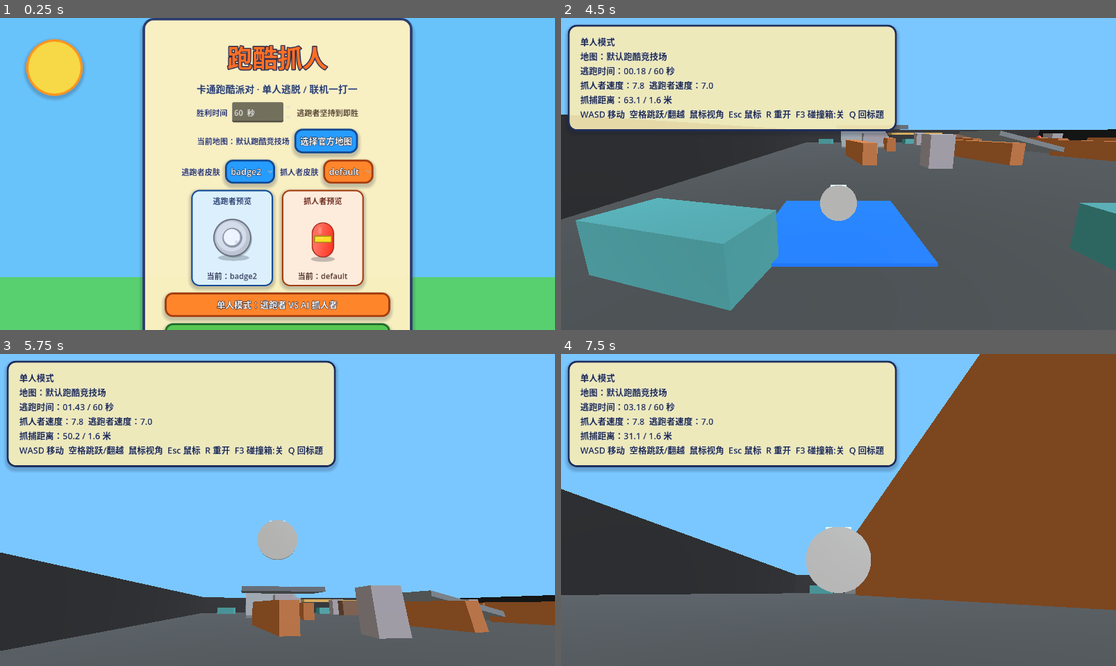
Above: before the commit, frames 1-4 (two rows, left to right).
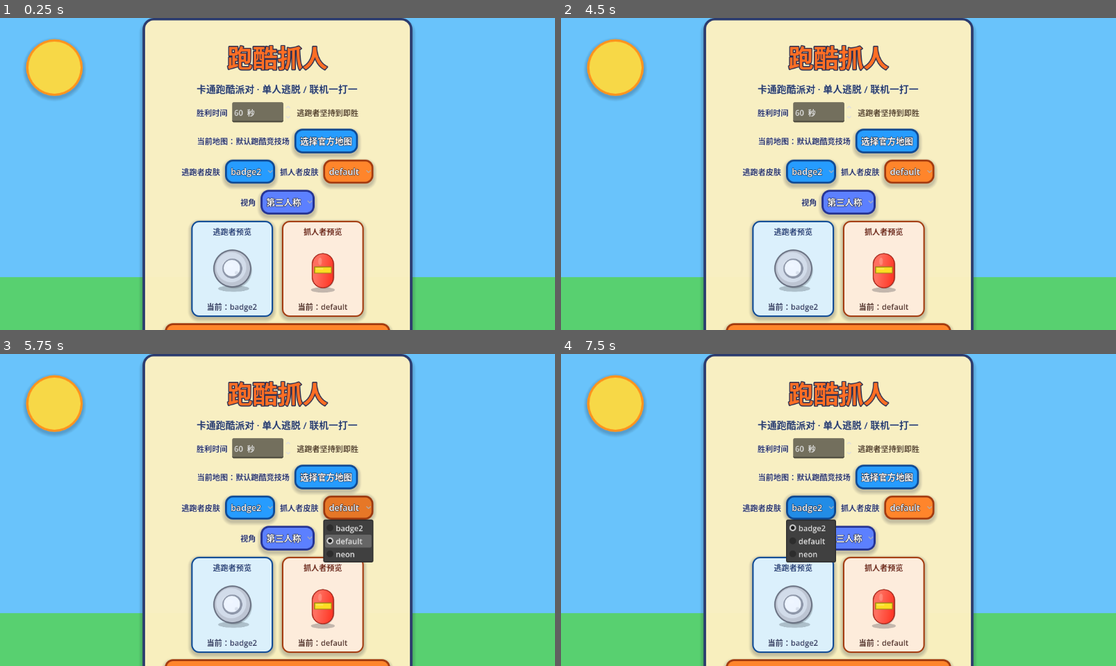
Above: after the commit, the same moments.

Repository: Kevin114514/ParkourTagGodot
Game: Godot game, scene res://scenes/main.tscn
Same seed, same stepped clock (60 frames per second), same inputs: the game is played once before the commit and once after it.
Inputs (mouse positions are in pixels of both pictures, inside the frame that each line leads up to):
- Up to frame 1 (0.25 s): no input
- Up to frame 2 (4.5 s): click (849, 202) at 0.5 s, where only the run after the commit has a clickable "第三人称"; click "选择官方地图" at 1.25 s; click "使用选中地图" at 2 s; click "badge2" at 2.75 s; click "default" at 3.5 s; click (838, 305) at 4.25 s, where only the run before the commit has a clickable "单人模式：逃跑者 VS AI 抓人者"
- Up to frame 3 (5.75 s): tap Enter at 5 s; move the mouse to (305, 510) at 5.02 s; hold W (move_forward) from 5.03 s (still down); click (305, 510) at 5.1 s; tap Space (jump) at 5.27 s
- Up to frame 4 (7.5 s): keep holding W (move_forward); move the mouse to (810, 510) at 5.77 s; click (810, 510) at 5.85 s; tap Space (jump) at 6.02 s; move the mouse to (849, 503) at 6.52 s; click (849, 503) at 6.6 s; move the mouse to (832, 516) at 7.27 s; click (832, 516) at 7.35 s

The runs differ from the first frame. In frame 1, 9.9% of the frame differs, in the area x 29-71%, y 55-100%; in frame 2, 82%; in frame 3, 63%; in frame 4, 87%, in the area x 0-100%, y 0-100%.

Commit message:
Restore synced camera mode controls

Diff:
--- a/scripts/game.gd
+++ b/scripts/game.gd
@@ -49,6 +49,7 @@
 var map_list: ItemList
 var map_description_label: Label
 var settings_display_mode_option: OptionButton
+var camera_mode_option: OptionButton
 var runner_skin_option: OptionButton
 var tagger_skin_option: OptionButton
 var runner_skin_preview: TextureRect
@@ -86,6 +87,7 @@
 var debug_actor_material: StandardMaterial3D
 @export var runner_skin_id := "badge2"
 @export var tagger_skin_id := "default"
+var selected_camera_mode := "third_person"
 var runner_spawn_position := Vector3(-23.0, 0.12, 22.0)
 var tagger_spawn_position := Vector3(23.0, 0.12, -22.0)
 
@@ -126,7 +128,7 @@
 			_start_single_game()
 		elif game_mode == "host" and remote_peer_id != 0:
 			_start_network_round(remote_peer_id)
-			rpc("_rpc_begin_network_round", remote_peer_id, host_is_runner, win_time_seconds, selected_map_index, runner_skin_id, tagger_skin_id)
+			rpc("_rpc_begin_network_round", remote_peer_id, host_is_runner, win_time_seconds, selected_map_index, runner_skin_id, tagger_skin_id, selected_camera_mode)
 		return
 
 	if caught:
@@ -356,6 +358,25 @@
 	tagger_skin_option.item_selected.connect(Callable(self, "_on_tagger_skin_selected"))
 	skin_row.add_child(tagger_skin_option)
 
+	var camera_row := HBoxContainer.new()
+	camera_row.alignment = BoxContainer.ALIGNMENT_CENTER
+	camera_row.add_theme_constant_override("separation", 10)
+	box.add_child(camera_row)
+	setup_controls.append(camera_row)
+
+	var camera_mode_label := Label.new()
+	camera_mode_label.text = "视角"
+	_apply_label_style(camera_mode_label)
+	camera_row.add_child(camera_mode_label)
+
+	camera_mode_option = OptionButton.new()
+	camera_mode_option.custom_minimum_size = Vector2(230.0, 42.0)
+	_style_button(camera_mode_option, Color(0.36, 0.5, 1.0), Color(0.14, 0.2, 0.58))
+	camera_mode_option.add_item("第三人称")
+	camera_mode_option.add_item("第一人称")
+	camera_mode_option.item_selected.connect(Callable(self, "_on_camera_mode_selected"))
+	camera_row.add_child(camera_mode_option)
+
 	_refresh_skin_options()
 
 	var preview_row := HBoxContainer.new()
@@ -583,6 +604,7 @@
 	_set_settings_page_visible(false)
 	_update_map_ui()
 	_update_display_mode_ui()
+	_update_camera_mode_ui()
 
 func _set_setup_visible(is_visible: bool) -> void:
 	for control in setup_controls:
@@ -611,6 +633,7 @@
 	_set_map_page_visible(false)
 	_set_settings_page_visible(true)
 	_update_display_mode_ui()
+	_update_camera_mode_ui()
 	if title_status != null:
 		title_status.text = "调整游戏设置。"
 
@@ -637,6 +660,37 @@
 	_update_display_mode_ui()
 	if title_status != null:
 		title_status.text = "已切换为：%s。" % ["全屏" if use_fullscreen else "窗口"]
+
+func _on_camera_mode_selected(index: int) -> void:
+	if game_mode == "lobby" and not multiplayer.is_server():
+		_update_camera_mode_ui()
+		return
+	selected_camera_mode = "first_person" if index == 1 else "third_person"
+	_update_camera_mode_ui()
+	_apply_camera_mode_to_local_actor()
+	if game_mode == "lobby" and multiplayer.is_server() and remote_peer_id != 0:
+		rpc("_rpc_sync_lobby", host_is_runner, win_time_seconds, selected_map_index, runner_skin_id, tagger_skin_id, selected_camera_mode, "房主已切换视角为：%s，等待房主开始游戏。" % _camera_mode_display_name())
+	if title_status != null:
+		title_status.text = "已选择视角：%s。" % _camera_mode_display_name()
+
+func _update_camera_mode_ui() -> void:
+	if camera_mode_option == null:
+		return
+	camera_mode_option.select(1 if selected_camera_mode == "first_person" else 0)
+	camera_mode_option.disabled = game_mode == "lobby" and not multiplayer.is_server()
+
+func _camera_mode_display_name() -> String:
+	return "第一人称" if selected_camera_mode == "first_person" else "第三人称"
+
+func _apply_camera_mode_to_local_actor() -> void:
+	var local_peer := multiplayer.get_unique_id() if multiplayer.multiplayer_peer != null else 1
+	for actor in [player, tagger]:
+		if actor == null or not is_instance_valid(actor) or not actor.has_method("set_camera_mode"):
+			continue
+		if game_mode == "single" and actor == player:
+			actor.set_camera_mode(selected_camera_mode)
+		elif game_mode != "single" and int(actor.get("owner_peer_id")) == local_peer:
+			actor.set_camera_mode(selected_camera_mode)
 
 func _show_map_page() -> void:
 	if game_mode == "lobby" and not multiplayer.is_server():
@@ -682,7 +736,7 @@
 	if title_status != null:
 		title_status.text = "已选择官方地图：%s" % map_name if loaded else "地图加载失败，已保留当前选择。"
 	if loaded and should_sync and game_mode == "lobby" and multiplayer.is_server() and remote_peer_id != 0:
-		rpc("_rpc_sync_lobby", host_is_runner, win_time_seconds, selected_map_index, runner_skin_id, tagger_skin_id, "地图已切换为：%s，等待房主开始游戏。" % map_name)
+		rpc("_rpc_sync_lobby", host_is_runner, win_time_seconds, selected_map_index, runner_skin_id, tagger_skin_id, selected_camera_mode, "地图已切换为：%s，等待房主开始游戏。" % map_name)
 	return loaded
 
 func _update_map_ui() -> void:
@@ -701,7 +755,7 @@
 func _on_win_time_changed(value: float) -> void:
 	win_time_seconds = value
 	if game_mode == "lobby" and multiplayer.is_server() and remote_peer_id != 0:
-		rpc("_rpc_sync_lobby", host_is_runner, win_time_seconds, selected_map_index, runner_skin_id, tagger_skin_id, "胜利时间已改为 %d 秒，等待房主开始游戏。" % int(win_time_seconds))
+		rpc("_rpc_sync_lobby", host_is_runner, win_time_seconds, selected_map_index, runner_skin_id, tagger_skin_id, selected_camera_mode, "胜利时间已改为 %d 秒，等待房主开始游戏。" % int(win_time_seconds))
 	_update_lobby_ui()
 
 func _refresh_win_time_from_ui() -> void:
@@ -750,7 +804,7 @@
 	runner_skin_id = available_skin_ids[index]
 	_update_skin_previews()
 	if game_mode == "lobby" and multiplayer.is_server() and remote_peer_id != 0:
-		rpc("_rpc_sync_lobby", host_is_runner, win_time_seconds, selected_map_index, runner_skin_id, tagger_skin_id, "皮肤已更新，等待房主开始游戏。")
+		rpc("_rpc_sync_lobby", host_is_runner, win_time_seconds, selected_map_index, runner_skin_id, tagger_skin_id, selected_camera_mode, "皮肤已更新，等待房主开始游戏。")
 	_update_lobby_ui()
 
 func _on_tagger_skin_selected(index: int) -> void:
@@ -759,7 +813,7 @@
 	tagger_skin_id = available_skin_ids[index]
 	_update_skin_previews()
 	if game_mode == "lobby" and multiplayer.is_server() and remote_peer_id != 0:
-		rpc("_rpc_sync_lobby", host_is_runner, win_time_seconds, selected_map_index, runner_skin_id, tagger_skin_id, "皮肤已更新，等待房主开始游戏。")
+		rpc("_rpc_sync_lobby", host_is_runner, win_time_seconds, selected_map_index, runner_skin_id, tagger_skin_id, selected_camera_mode, "皮肤已更新，等待房主开始游戏。")
 	_update_lobby_ui()
 
 func _show_title(message: String) -> void:
@@ -785,6 +839,7 @@
 	_set_settings_page_visible(false)
 	_update_map_ui()
 	_update_display_mode_ui()
+	_update_camera_mode_ui()
 	_refresh_skin_options()
 	if win_time_row != null:
 		win_time_row.visible = true
@@ -860,7 +915,7 @@
 	remote_peer_id = peer_id
 	network_started = true
 	_enter_lobby("玩家已加入。双方可在房间内切换角色，房主点击开始游戏。")
-	rpc("_rpc_sync_lobby", host_is_runner, win_time_seconds, selected_map_index, runner_skin_id, tagger_skin_id, "已加入房间。双方可在房间内切换角色，等待房主开始游戏。")
+	rpc("_rpc_sync_lobby", host_is_runner, win_time_seconds, selected_map_index, runner_skin_id, tagger_skin_id, selected_camera_mode, "已加入房间。双方可在房间内切换角色，等待房主开始游戏。")
 
 func _on_peer_disconnected(peer_id: int) -> void:
 	if is_leaving_room:
@@ -902,7 +957,7 @@
 		return
 	var local_role := _local_lobby_role_text()
 	var other_role := "抓人者" if local_role == "逃跑者" else "逃跑者"
-	lobby_role_label.text = "你的角色：%s\n对方角色：%s\n胜利时间：%d 秒\n地图：%s\n按 Q 退出房间" % [local_role, other_role, int(win_time_seconds), map_name]
+	lobby_role_label.text = "你的角色：%s\n对方角色：%s\n胜利时间：%d 秒\n地图：%s\n视角：%s（房主选择）\n按 Q 退出房间" % [local_role, other_role, int(win_time_seconds), map_name, _camera_mode_display_name()]
 	if win_time_spinbox != null:
 		win_time_spinbox.editable = multiplayer.is_server()
 		win_time_spinbox.set_value_no_signal(win_time_seconds)
@@ -912,6 +967,7 @@
 	if switch_role_button != null:
 		switch_role_button.visible = true
 	_update_map_ui()
+	_update_camera_mode_ui()
 
 func _schedule_return_to_lobby_after_round() -> void:
 	if not multiplayer.is_server() or remote_peer_id == 0:
@@ -927,7 +983,7 @@
 		return
 	host_is_runner = not host_is_runner
 	_enter_lobby("上一局结算完成，已自动交换追/被追。房主可继续切换角色、地图或开始下一局。")
-	rpc("_rpc_sync_lobby", host_is_runner, win_time_seconds, selected_map_index, runner_skin_id, tagger_skin_id, "上一局结算完成，已自动交换追/被追。等待房主开始下一局。")
+	rpc("_rpc_sync_lobby", host_is_runner, win_time_seconds, selected_map_index, runner_skin_id, tagger_skin_id, selected_camera_mode, "上一局结算完成，已自动交换追/被追。等待房主开始下一局。")
 
 func _local_lobby_role_text() -> String:
 	var is_host := multiplayer.is_server()
@@ -941,7 +997,7 @@
 		host_is_runner = not host_is_runner
 		_update_lobby_ui()
 		if remote_peer_id != 0:
-			rpc("_rpc_sync_lobby", host_is_runner, win_time_seconds, selected_map_index, runner_skin_id, tagger_skin_id, "角色已切换，等待房主开始游戏。")
+			rpc("_rpc_sync_lobby", host_is_runner, win_time_seconds, selected_map_index, runner_skin_id, tagger_skin_id, selected_camera_mode, "角色已切换，等待房主开始游戏。")
 	else:
 		rpc_id(1, "_rpc_request_role_switch")
 
@@ -950,7 +1006,7 @@
 	if not multiplayer.is_server() or remote_peer_id == 0:
 		return
 	_start_network_round(remote_peer_id)
-	rpc("_rpc_begin_network_round", remote_peer_id, host_is_runner, win_time_seconds, selected_map_index, runner_skin_id, tagger_skin_id)
+	rpc("_rpc_begin_network_round", remote_peer_id, host_is_runner, win_time_seconds, selected_map_index, runner_skin_id, tagger_skin_id, selected_camera_mode)
 
 @rpc("any_peer", "reliable")
 func _rpc_request_role_switch() -> void:
@@ -958,14 +1014,15 @@
 		return
 	host_is_runner = not host_is_runner
 	_update_lobby_ui()
-	rpc("_rpc_sync_lobby", host_is_runner, win_time_seconds, selected_map_index, runner_skin_id, tagger_skin_id, "角色已切换，等待房主开始游戏。")
+	rpc("_rpc_sync_lobby", host_is_runner, win_time_seconds, selected_map_index, runner_skin_id, tagger_skin_id, selected_camera_mode, "角色已切换，等待房主开始游戏。")
 
 @rpc("call_remote", "reliable")
-func _rpc_sync_lobby(new_host_is_runner: bool, new_win_time_seconds: float, new_map_index: int, new_runner_skin_id: String, new_tagger_skin_id: String, message: String) -> void:
+func _rpc_sync_lobby(new_host_is_runner: bool, new_win_time_seconds: float, new_map_index: int, new_runner_skin_id: String, new_tagger_skin_id: String, new_camera_mode: String, message: String) -> void:
 	host_is_runner = new_host_is_runner
 	win_time_seconds = new_win_time_seconds
 	runner_skin_id = new_runner_skin_id
 	tagger_skin_id = new_tagger_skin_id
+	selected_camera_mode = "first_person" if new_camera_mode == "first_person" else "third_person"
 	_select_official_map(new_map_index, false)
 	if win_time_spinbox != null:
 		win_time_spinbox.set_value_no_signal(win_time_seconds)
@@ -973,12 +1030,13 @@
 	_enter_lobby(message)
 
 @rpc("call_remote", "reliable")
-func _rpc_begin_network_round(client_id: int, new_host_is_runner: bool, new_win_time_seconds: float, new_map_index: int, new_runner_skin_id: String, new_tagger_skin_id: String) -> void:
+func _rpc_begin_network_round(client_id: int, new_host_is_runner: bool, new_win_time_seconds: float, new_map_index: int, new_runner_skin_id: String, new_tagger_skin_id: String, new_camera_mode: String) -> void:
 	remote_peer_id = client_id
 	host_is_runner = new_host_is_runner
 	win_time_seconds = new_win_time_seconds
 	runner_skin_id = new_runner_skin_id
 	tagger_skin_id = new_tagger_skin_id
+	selected_camera_mode = "first_person" if new_camera_mode == "first_person" else "third_person"
 	_select_official_map(new_map_index, false)
 	if win_time_spinbox != null:
 		win_time_spinbox.set_value_no_signal(win_time_seconds)
@@ -1001,6 +1059,7 @@
 	hud_layer.visible = true
 	center_label.text = ""
 	_spawn_network_characters(client_id)
+	_apply_camera_mode_to_local_actor()
 	if debug_mode:
 		_refresh_debug_collision_shapes()
 	Input.set_mouse_mode(Input.MOUSE_MODE_CAPTURED)
